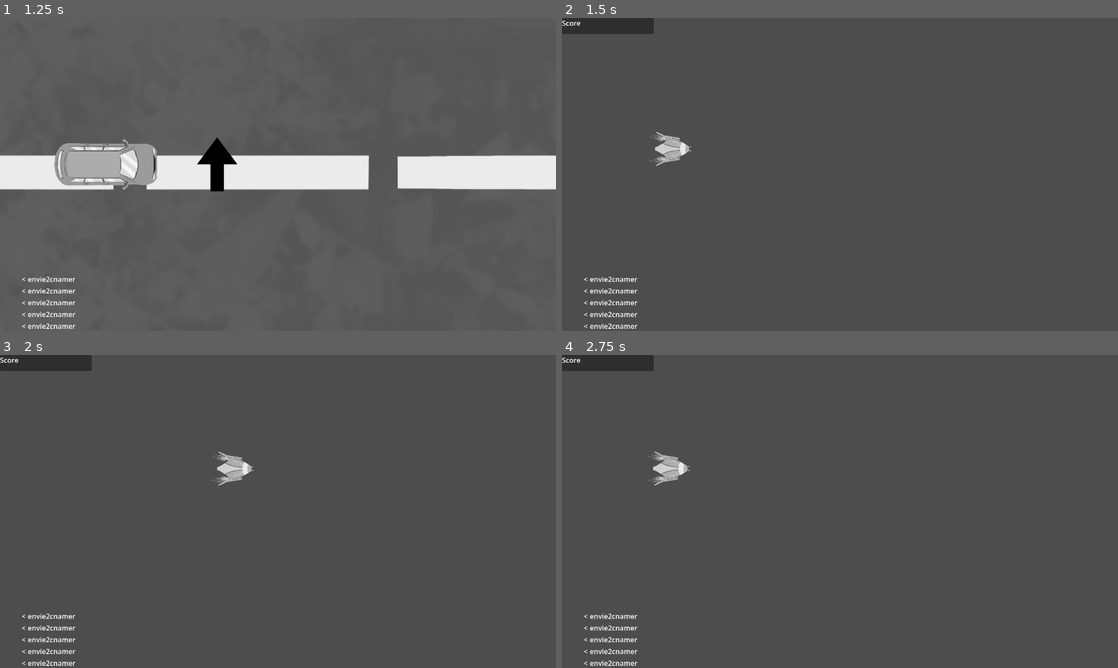
Above: before the commit, frames 1-4 (two rows, left to right).
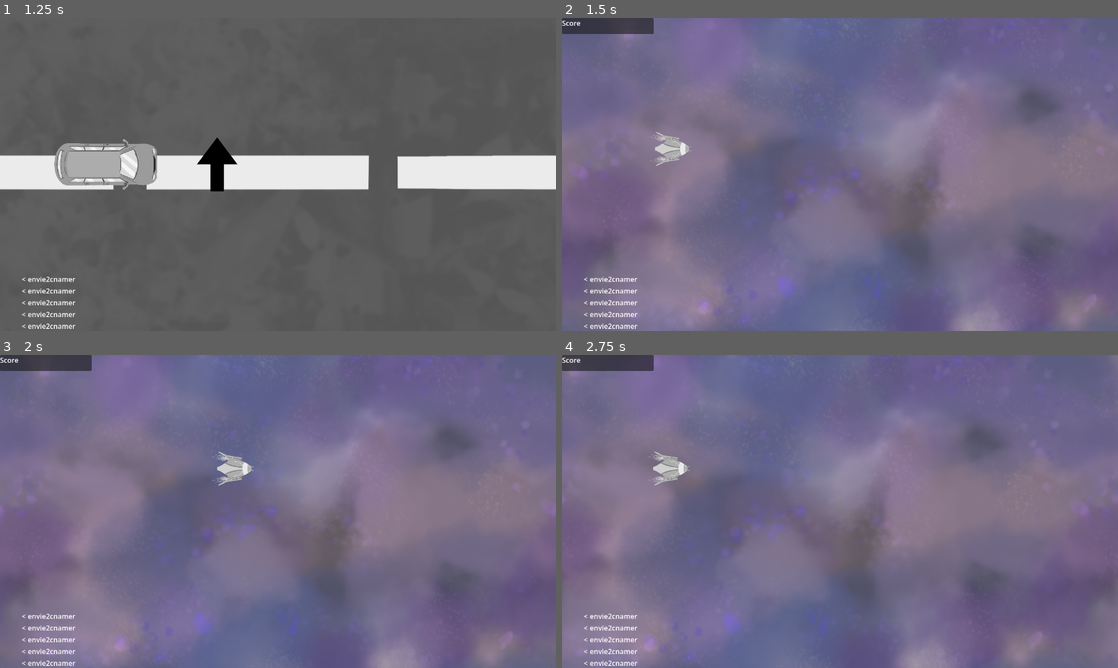
Above: after the commit, the same moments.

Repository: KairosGames/AccessM1
Game: Godot game, scene res://Scenes/game_manager.tscn
Two runs of this game, one before a commit and one after it. Both use one fixed random seed, a clock stepped at 60 frames per second and the inputs below.
Inputs:
- Up to frame 1 (1.25 s): hold D (Right) from 0.53 s (still down); hold Space (Action) from 0.53 s (still down); tap W (Up) at 0.77 s
- Up to frame 2 (1.5 s): keep holding D (Right); release Space (Action) at 1.28 s; tap P (SwitchGame) at 1.35 s
- Up to frame 3 (2 s): keep holding D (Right); tap W (Up) at 1.52 s
- Up to frame 4 (2.75 s): release D (Right) at 2.03 s; hold A (Left) from 2.03 s (still down); hold Space (Action) from 2.03 s (still down)

Frame 1 is identical in both runs. In frame 2, 99% of the frame differs, in the area x 0-100%, y 0-100%; in frame 3, 99%; in frame 4, 99%.

Commit message:
parallax

Diff:
--- a/Scenes/shmup.tscn
+++ b/Scenes/shmup.tscn
@@ -2,6 +2,7 @@
 
 [ext_resource type="Script" uid="uid://dlxqwqc3t7d4c" path="res://Scripts/shmup.gd" id="1_381ea"]
 [ext_resource type="PackedScene" uid="uid://ctlx36btqvsas" path="res://Prefabs/player_shmup.tscn" id="2_iwdsl"]
+[ext_resource type="Texture2D" uid="uid://bovsb7c826jfp" path="res://bg.png" id="2_j70ir"]
 
 [sub_resource type="WorldBoundaryShape2D" id="WorldBoundaryShape2D_iwdsl"]
 normal = Vector2(1, 0)
@@ -20,6 +21,17 @@
 [node name="Shmup" type="Node2D" unique_id=1538815170 node_paths=PackedStringArray("player")]
 script = ExtResource("1_381ea")
 player = NodePath("PlayerShmup")
+
+[node name="Parallax2D" type="Parallax2D" parent="." unique_id=1690065874]
+repeat_size = Vector2(1280, 0)
+autoscroll = Vector2(-100, 0)
+follow_viewport = false
+ignore_camera_scroll = true
+
+[node name="Background" type="Sprite2D" parent="Parallax2D" unique_id=315350849]
+position = Vector2(644, 359)
+scale = Vector2(0.42111653, 0.4211165)
+texture = ExtResource("2_j70ir")
 
 [node name="Camera" type="Camera2D" parent="." unique_id=178597164]
 offset = Vector2(640, 360)
--- a/Scripts/shmup.gd
+++ b/Scripts/shmup.gd
@@ -83,7 +83,7 @@
 				if c.name.contains("Enemy") or c.name.contains("Bullet"):
 					c.queue_free()
 		restart-=delta
-		$Camera/EndPanel/EndLabel.text="You died\nRestart in... "+str(ceil(restart))
+		$Camera/EndPanel/EndLabel.text="You died\nRestart in... "+str(ceili(restart))
 		if restart<=0:
 			player.global_position=startPosition
 			player.visible=true
Binary file added: bg.png
Not shown, added: bg.png.import
